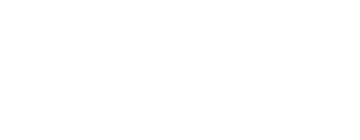
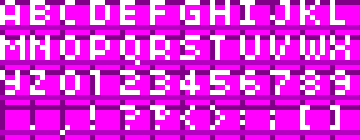
The second 360px x 140px image is a revision of the first. Changes to its layers:
showed "Layer 8" over bbox(0, 0, 360, 140)
